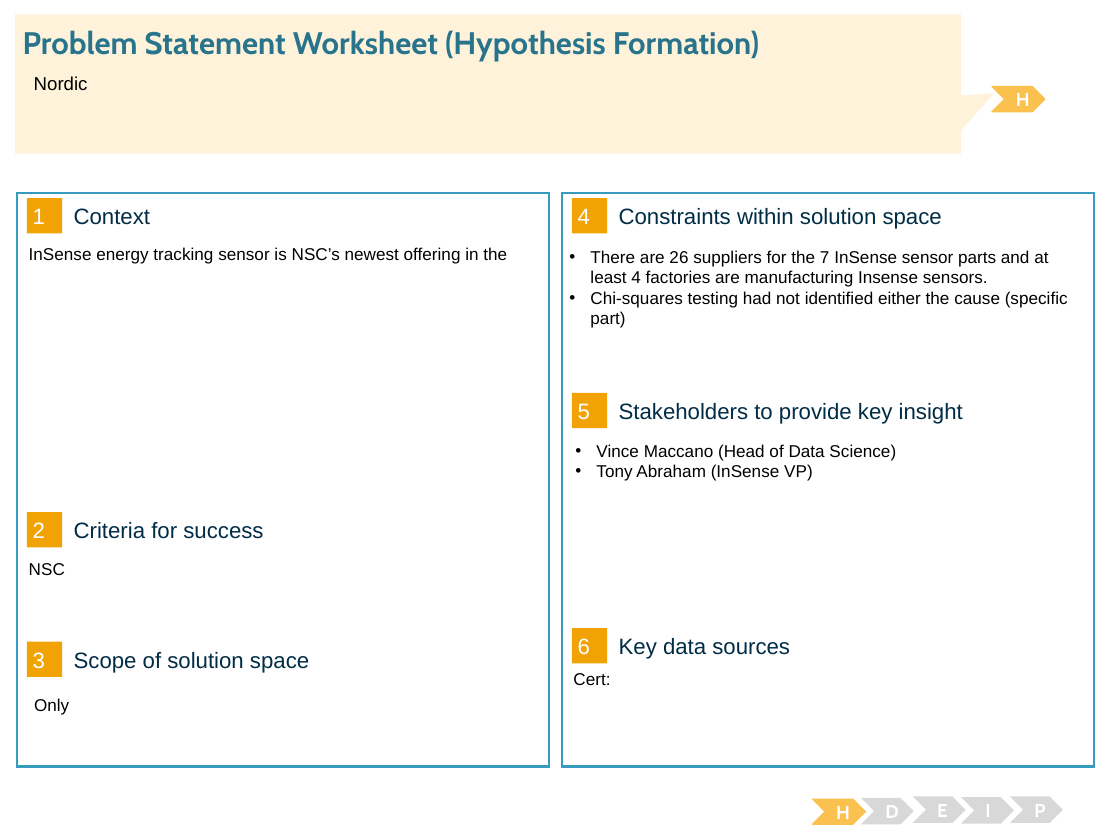
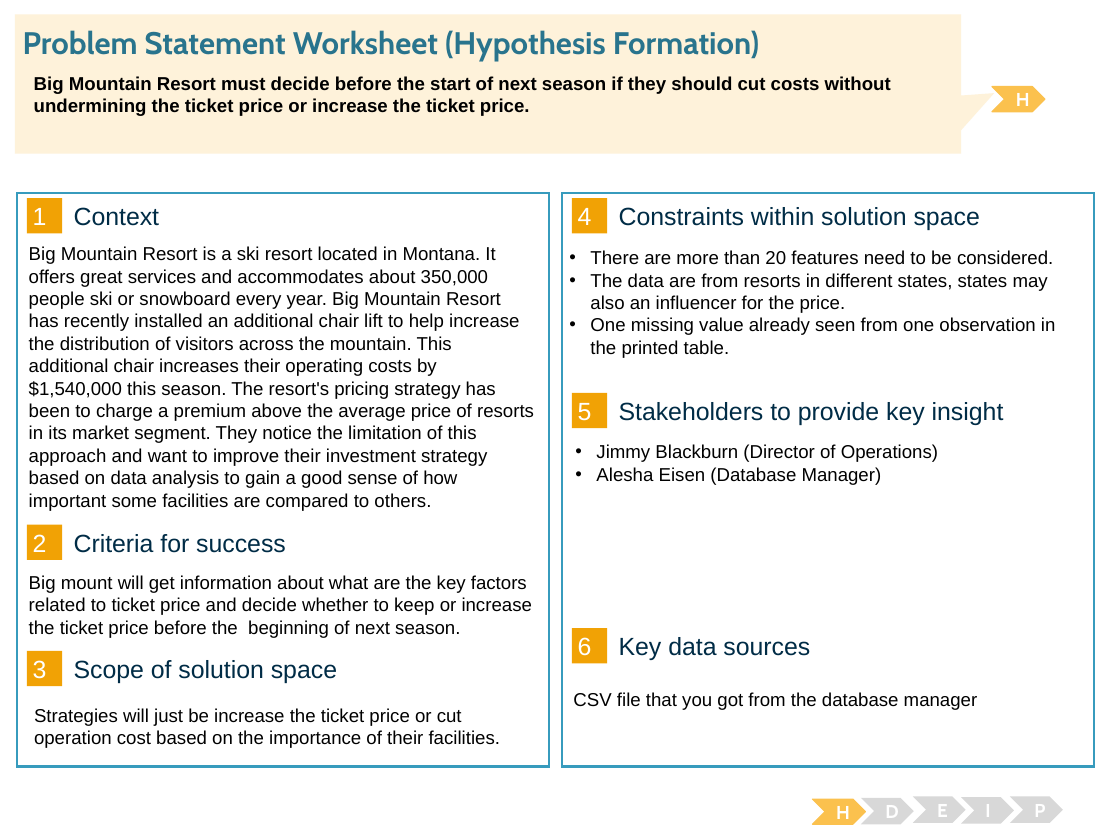
Before and after one commit to mengyanl/springboard, a slide deck: slide 1 of [Yanling Meng] PSW - GuidedCapstone.pptx. Drawn at 1120x840 pixels with LibreOffice and Linux fonts; fonts in the diff are those of the drawing. Boxes give left, top, right and bottom in pixels: in the first picture for what was removed or moved away, otherwise in the second. Text is boxed around its words. In the diff, an @@ line names an element or a change of style, - is before the commit and + after.

Commit message:
ski ppt

```diff
--- a/[Yanling Meng] PSW - GuidedCapstone.pptx
+++ b/[Yanling Meng] PSW - GuidedCapstone.pptx
@@ text at [34,76,891,116]: text changed; bold on @@
-Nordic
+Big Mountain Resort must decide before the start of next season if they should cut costs without undermining the ticket price or increase the ticket price.
@@ text at [29,246,534,511]: text changed; size 11 to 12 pt @@
-InSense energy tracking sensor is NSC’s newest offering in the
+Big Mountain Resort is a ski resort located in Montana. It offers great services and accommodates about 350,000 people ski or snowboard every year. Big Mountain Resort has recently installed an additional chair lift to help increase the distribution of visitors across the mountain. This additional chair increases their operating costs by $1,540,000 this season. The resort's pricing strategy has been to charge a premium above the average price of resorts in its market segment. They notice the limitation of this approach and want to improve their investment strategy based on data analysis to gain a good sense of how important some facilities are compared to others.
@@ text at [590,250,1056,358]: text changed; size 11 to 12 pt @@
-• There are 26 suppliers for the 7 InSense sensor parts and at least 4 factories are manufacturing Insense sensors.
-• Chi-squares testing had not identified either the cause (specific part)
+• There are more than 20 features need to be considered.
+• The data are from resorts in different states, states may also an influencer for the price.
+• One missing value already seen from one observation in the printed table.
@@ text at [596,444,938,485]: text changed; size 11 to 12 pt @@
-• Vince Maccano (Head of Data Science)
-• Tony Abraham (InSense VP)
+• Jimmy Blackburn (Director of Operations)
+• Alesha Eisen (Database Manager)
@@ 2 rectangles, 1 text: place and size @@
-2 rectangles, 1 text at [27,512,309,678]
+2 rectangles, 1 text at [27,524,337,687]
@@ size 14.3 to 16 pt in 12 elements at [27,198,63,234], [572,198,608,234], [74,207,159,226], [619,207,980,230], [572,393,608,429], [619,402,1004,425], [572,628,608,664], [619,637,810,660], [27,651,63,687], [74,660,337,683], [27,524,63,560], [74,534,286,553] @@
@@ text "Criteria for success": place and size @@
-text "Criteria for success" at [74,522,263,539]
+text "Criteria for success" at [74,534,286,553]
@@ text at [29,575,532,638]: text changed; size 11 to 12 pt @@
-NSC
+Big mount will get information about what are the key factors related to ticket price and decide whether to keep or increase the ticket price before the beginning of next season.
@@ text at [34,708,500,748]: text changed; size 11 to 12 pt @@
-Only
+Strategies will just be increase the ticket price or cut operation cost based on the importance of their facilities.
@@ text at [573,692,978,710]: text changed; size 11 to 12 pt @@
-Cert:
+CSV file that you got from the database manager
```
